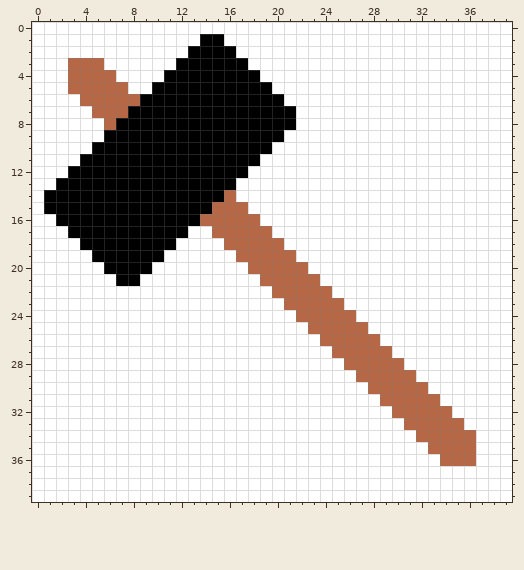
Pixel-art sprite -- Scripts/Chikuwa3/Build.png. That is the earlier state.
The file is 40x40 pixels.
New version:
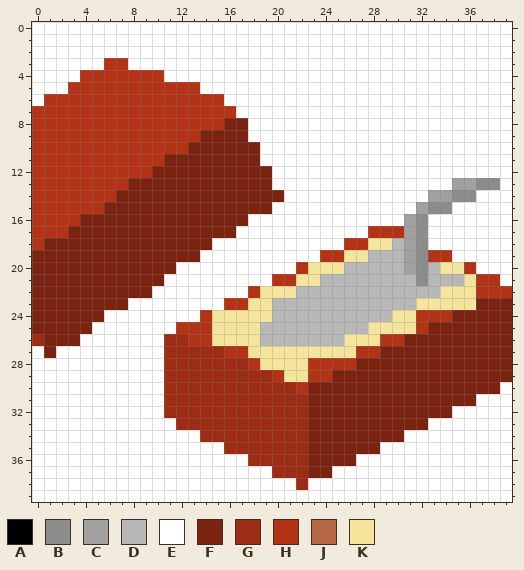
Palette (. is transparent): A #000000  B #8c8c8c  C #a0a0a0  D #b7b7b7  E #ffffff  F #7a2310  G #9c2c14  H #b33317  J #b66745  K #f5e49c
The exact change:
@@ x 0..39 @@
  0 EEEEEEEEEEEEEEEEEEEEEEEEEEEEEEEEEEEEEEEE
- 1 EEEEEEEEEEEEEEAAEEEEEEEEEEEEEEEEEEEEEEEE
- 2 EEEEEEEEEEEEEAAAAEEEEEEEEEEEEEEEEEEEEEEE
- 3 EEEJJJEEEEEEAAAAAAEEEEEEEEEEEEEEEEEEEEEE
- 4 EEEJJJJEEEEAAAAAAAAEEEEEEEEEEEEEEEEEEEEE
- 5 EEEJJJJJEEAAAAAAAAAAEEEEEEEEEEEEEEEEEEEE
- 6 EEEEJJJJJAAAAAAAAAAAAEEEEEEEEEEEEEEEEEEE
- 7 EEEEEJJJAAAAAAAAAAAAAAEEEEEEEEEEEEEEEEEE
- 8 EEEEEEJAAAAAAAAAAAAAAAEEEEEEEEEEEEEEEEEE
- 9 EEEEEEAAAAAAAAAAAAAAAEEEEEEEEEEEEEEEEEEE
-10 EEEEEAAAAAAAAAAAAAAAEEEEEEEEEEEEEEEEEEEE
-11 EEEEAAAAAAAAAAAAAAAEEEEEEEEEEEEEEEEEEEEE
-12 EEEAAAAAAAAAAAAAAAEEEEEEEEEEEEEEEEEEEEEE
-13 EEAAAAAAAAAAAAAAAEEEEEEEEEEEEEEEEEEEEEEE
-14 EAAAAAAAAAAAAAAAJEEEEEEEEEEEEEEEEEEEEEEE
-15 EAAAAAAAAAAAAAAJJJEEEEEEEEEEEEEEEEEEEEEE
-16 EEAAAAAAAAAAAAJJJJJEEEEEEEEEEEEEEEEEEEEE
-17 EEEAAAAAAAAAAEEJJJJJEEEEEEEEEEEEEEEEEEEE
-18 EEEEAAAAAAAAEEEEJJJJJEEEEEEEEEEEEEEEEEEE
-19 EEEEEAAAAAAEEEEEEJJJJJEEEEEEEEEEEEEEEEEE
-20 EEEEEEAAAAEEEEEEEEJJJJJEEEEEEEEEEEEEEEEE
-21 EEEEEEEAAEEEEEEEEEEJJJJJEEEEEEEEEEEEEEEE
-22 EEEEEEEEEEEEEEEEEEEEJJJJJEEEEEEEEEEEEEEE
-23 EEEEEEEEEEEEEEEEEEEEEJJJJJEEEEEEEEEEEEEE
-24 EEEEEEEEEEEEEEEEEEEEEEJJJJJEEEEEEEEEEEEE
-25 EEEEEEEEEEEEEEEEEEEEEEEJJJJJEEEEEEEEEEEE
-26 EEEEEEEEEEEEEEEEEEEEEEEEJJJJJEEEEEEEEEEE
-27 EEEEEEEEEEEEEEEEEEEEEEEEEJJJJJEEEEEEEEEE
-28 EEEEEEEEEEEEEEEEEEEEEEEEEEJJJJJEEEEEEEEE
-29 EEEEEEEEEEEEEEEEEEEEEEEEEEEJJJJJEEEEEEEE
-30 EEEEEEEEEEEEEEEEEEEEEEEEEEEEJJJJJEEEEEEE
-31 EEEEEEEEEEEEEEEEEEEEEEEEEEEEEJJJJJEEEEEE
-32 EEEEEEEEEEEEEEEEEEEEEEEEEEEEEEJJJJJEEEEE
-33 EEEEEEEEEEEEEEEEEEEEEEEEEEEEEEEJJJJJEEEE
-34 EEEEEEEEEEEEEEEEEEEEEEEEEEEEEEEEJJJJJEEE
-35 EEEEEEEEEEEEEEEEEEEEEEEEEEEEEEEEEJJJJEEE
-36 EEEEEEEEEEEEEEEEEEEEEEEEEEEEEEEEEEJJJEEE
-37 EEEEEEEEEEEEEEEEEEEEEEEEEEEEEEEEEEEEEEEE
-38 EEEEEEEEEEEEEEEEEEEEEEEEEEEEEEEEEEEEEEEE
+ 1 EEEEEEEEEEEEEEEEEEEEEEEEEEEEEEEEEEEEEEEE
+ 2 EEEEEEEEEEEEEEEEEEEEEEEEEEEEEEEEEEEEEEEE
+ 3 EEEEEEHHEEEEEEEEEEEEEEEEEEEEEEEEEEEEEEEE
+ 4 EEEEHHHHHHHEEEEEEEEEEEEEEEEEEEEEEEEEEEEE
+ 5 EEEHHHHHHHHHHHEEEEEEEEEEEEEEEEEEEEEEEEEE
+ 6 EHHHHHHHHHHHHHHHEEEEEEEEEEEEEEEEEEEEEEEE
+ 7 HHHHHHHHHHHHHHHHHEEEEEEEEEEEEEEEEEEEEEEE
+ 8 HHHHHHHHHHHHHHHHFFEEEEEEEEEEEEEEEEEEEEEE
+ 9 HHHHHHHHHHHHHHFFFFEEEEEEEEEEEEEEEEEEEEEE
+10 HHHHHHHHHHHHHFFFFFFEEEEEEEEEEEEEEEEEEEEE
+11 HHHHHHHHHHHFFFFFFFFEEEEEEEEEEEEEEEEEEEEE
+12 HHHHHHHHHHFFFFFFFFFFEEEEEEEEEEEEEEEEEEEE
+13 HHHHHHHHFFFFFFFFFFFFEEEEEEEEEEEEEEECCBBE
+14 HHHHHHHFFFFFFFFFFFFFFEEEEEEEEEEEECCBBEEE
+15 HHHHHHFFFFFFFFFFFFFFEEEEEEEEEEEECBBEEEEE
+16 HHHHFFFFFFFFFFFFFFEEEEEEEEEEEEECBEEEEEEE
+17 HHHFFFFFFFFFFFFFFEEEEEEEEEEEHHHCBEEEEEEE
+18 HFFFFFFFFFFFFFFEEEEEEEEEEEHHKKDCBEEEEEEE
+19 FFFFFFFFFFFFFFEEEEEEEEEEHHKKDDDCBHHEEEEE
+20 FFFFFFFFFFFFEEEEEEEEEEHKKKDDDDDCBDKKHEEE
+21 FFFFFFFFFFFEEEEEEEEEHHKKDDDDDDDDBDDDKHHE
+22 FFFFFFFFFFEEEEEEEEHKKKDDDDDDDDDDDDKKKHHH
+23 FFFFFFFFEEEEEEEEHHKKDDDDDDDDDDDDKKKKKFFF
+24 FFFFFFEEEEEEEEHKKKKKDDDDDDDDDDKKHHHFFFFF
+25 FFFFFEEEEEEEHHHKKKKDDDDDDDDDKKKKHFFFFFFF
+26 GFFFEEEEEEEGGHHKKKKDDDDDDDKKKHHFFFFFFFFF
+27 EFEEEEEEEEEGGGGGHHKKKKKKKKKHHFFFFFFFFFFF
+28 EEEEEEEEEEEGGGGGGGHKKKKHHHHFFFFFFFFFFFFF
+29 EEEEEEEEEEEGGGGGGGGGHKKHHFFFFFFFFFFFFFFF
+30 EEEEEEEEEEEGGGGGGGGGGGHFFFFFFFFFFFFFFFFE
+31 EEEEEEEEEEEGGGGGGGGGGGGFFFFFFFFFFFFFFEEE
+32 EEEEEEEEEEEGGGGGGGGGGGGFFFFFFFFFFFFEEEEE
+33 EEEEEEEEEEEEGGGGGGGGGGGFFFFFFFFFFEEEEEEE
+34 EEEEEEEEEEEEEEGGGGGGGGGFFFFFFFFEEEEEEEEE
+35 EEEEEEEEEEEEEEEEGGGGGGGFFFFFFEEEEEEEEEEE
+36 EEEEEEEEEEEEEEEEEEGGGGGFFFFEEEEEEEEEEEEE
+37 EEEEEEEEEEEEEEEEEEEEGGGFFEEEEEEEEEEEEEEE
+38 EEEEEEEEEEEEEEEEEEEEEEGEEEEEEEEEEEEEEEEE
 39 EEEEEEEEEEEEEEEEEEEEEEEEEEEEEEEEEEEEEEEE
Boxes around the changes in both pictures, in picture pixels (x1, y1, x2, y2):
changed: (32, 34, 512, 490)
